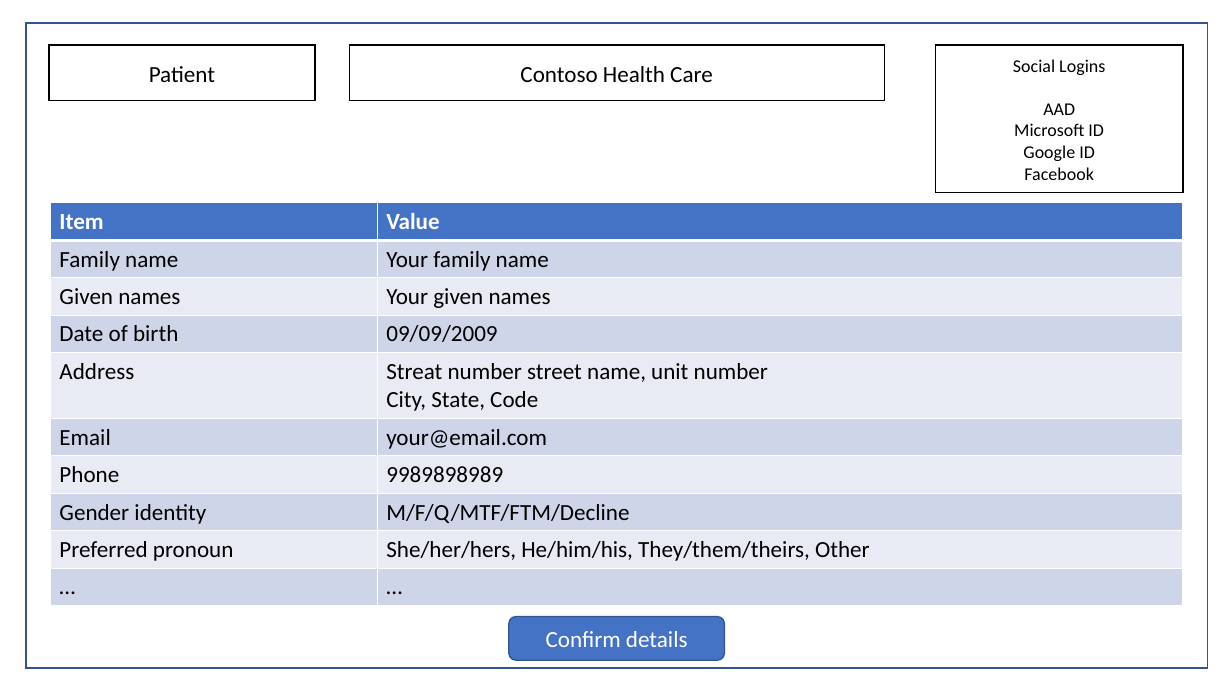
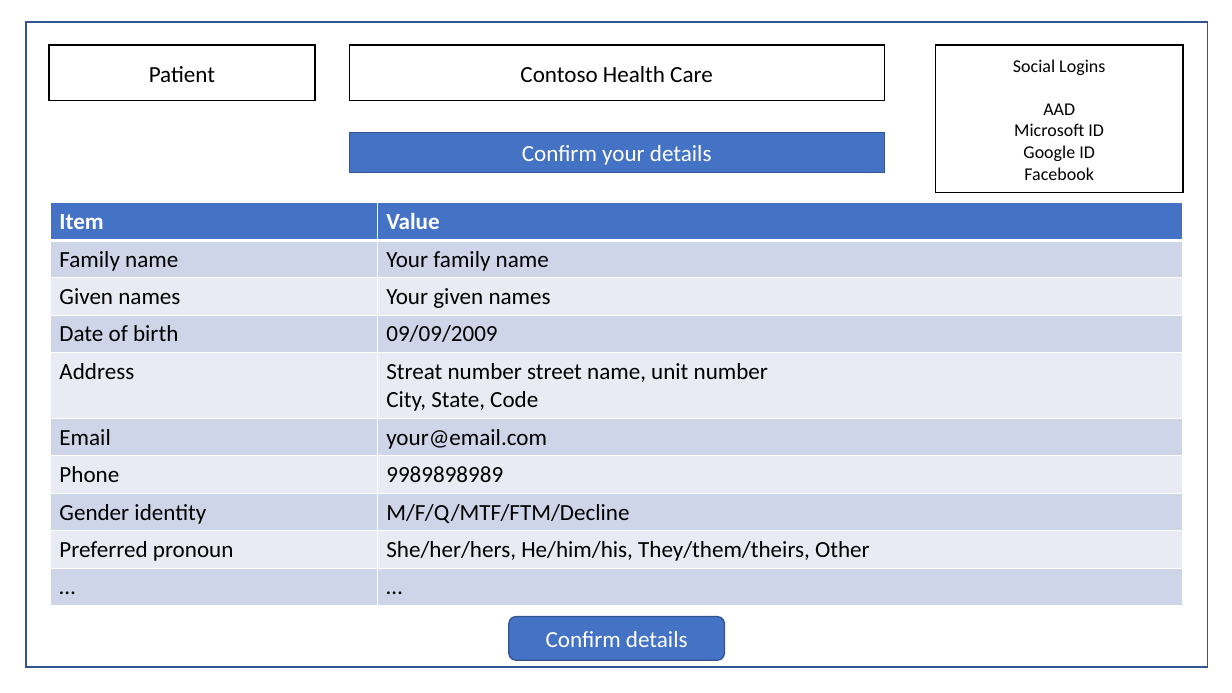
Before and after one commit to newpatiente2e/Contoso-New-Patient-Assets, a slide deck: slide 2 of New patient wireframe.pptx. Drawn at 1232x693 pixels with LibreOffice and Linux fonts; fonts in the diff are those of the drawing. Boxes give left, top, right and bottom in pixels: in the first picture for what was removed or moved away, otherwise in the second. Text is boxed around its words. In the diff, an @@ line names an element or a change of style, - is before the commit and + after.

```diff
--- a/New patient wireframe.pptx
+++ b/New patient wireframe.pptx
@@ rectangle added at [349, 133, 884, 173], fill #4472C4, outline #325491 1 pt, 18 pt, text #FFFFFF @@
+Confirm your details
```
Also in this commit, not shown: 1 other file.
